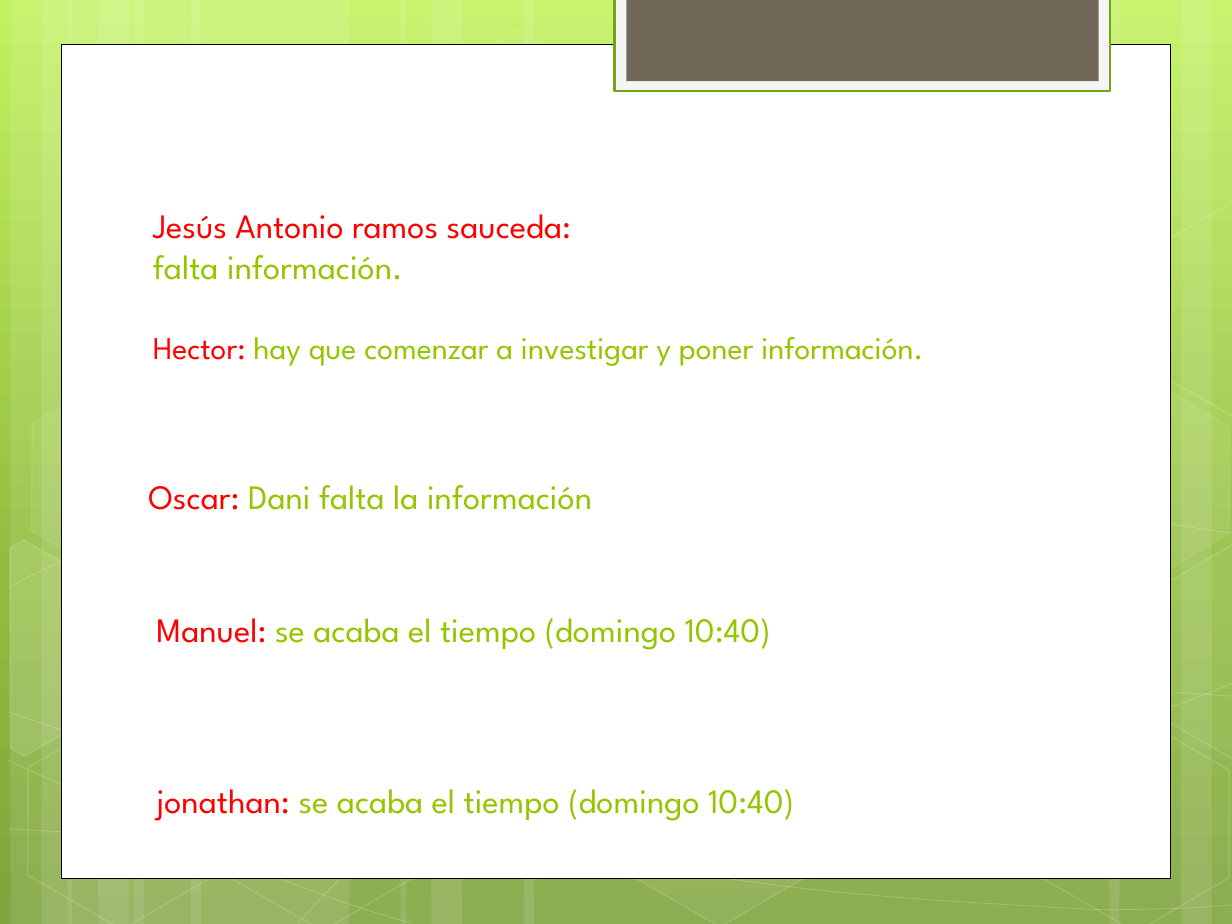
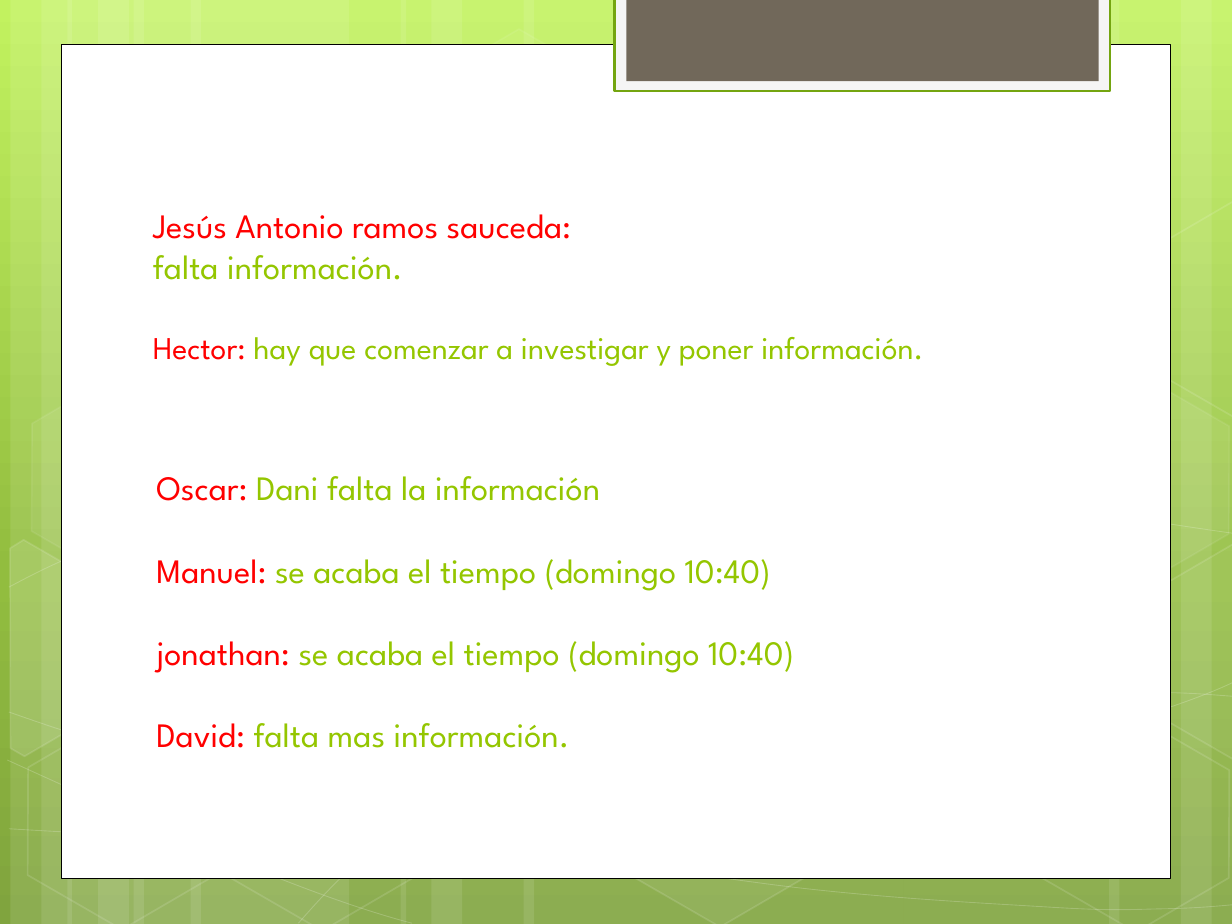
Before and after one commit to lc850/auditoria, a slide deck: slide 2 of La auditoria en informática y su entorno.pptx. Drawn at 1232x924 pixels with LibreOffice and Linux fonts; fonts in the diff are those of the drawing. Boxes give left, top, right and bottom in pixels: in the first picture for what was removed or moved away, otherwise in the second. Text is boxed around its words. In the diff, an @@ line names an element or a change of style, - is before the commit and + after.

```diff
--- a/La auditoria en informática y su entorno.pptx
+++ b/La auditoria en informática y su entorno.pptx
@@ text "Oscar: Dani falta la información" moved from (x1=156, y1=618, x2=771, y2=650) to (x1=156, y1=476, x2=794, y2=748) @@
@@ text at (x1=156, y1=476, x2=600, y2=501): paragraph added @@
+Oscar: Dani falta la información
@@ text removed at (x1=148, y1=485, x2=592, y2=510) @@
-Oscar: Dani falta la información
@@ text at (x1=156, y1=641, x2=794, y2=748): paragraphs added @@
+jonathan: se acaba el tiempo (domingo 10:40)
+David: falta mas información.
@@ text removed at (x1=156, y1=789, x2=794, y2=821) @@
-jonathan: se acaba el tiempo (domingo 10:40)
```
Also in this commit, not shown: 2 other files.
